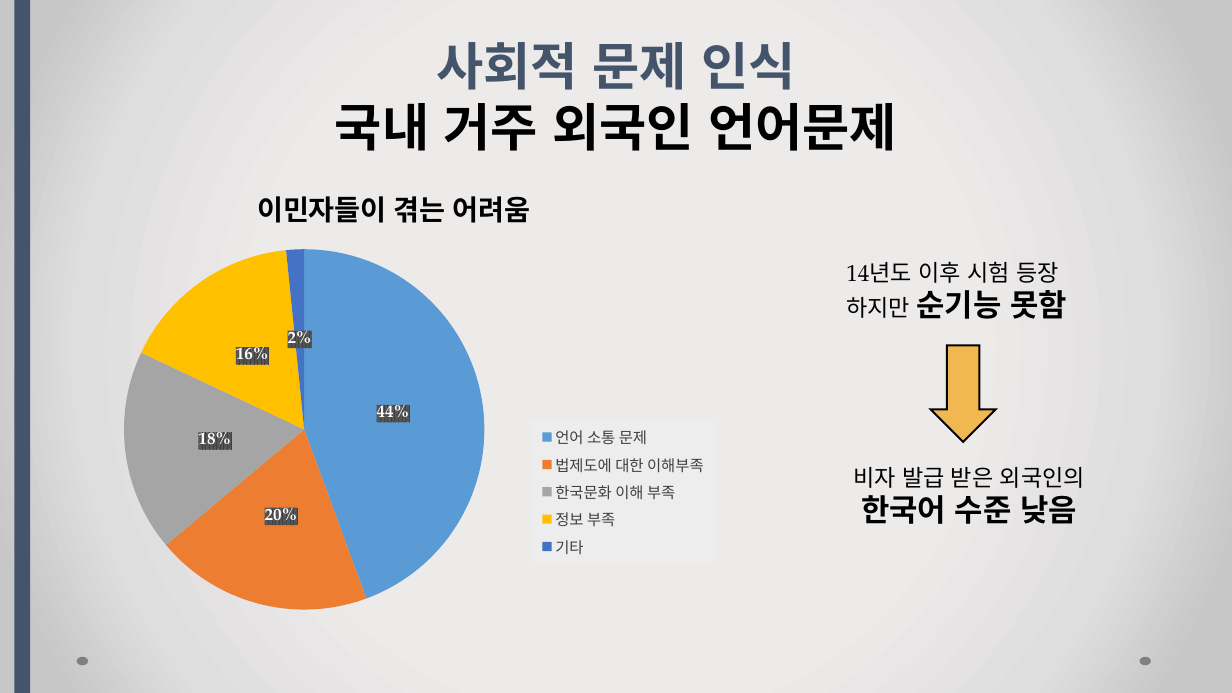
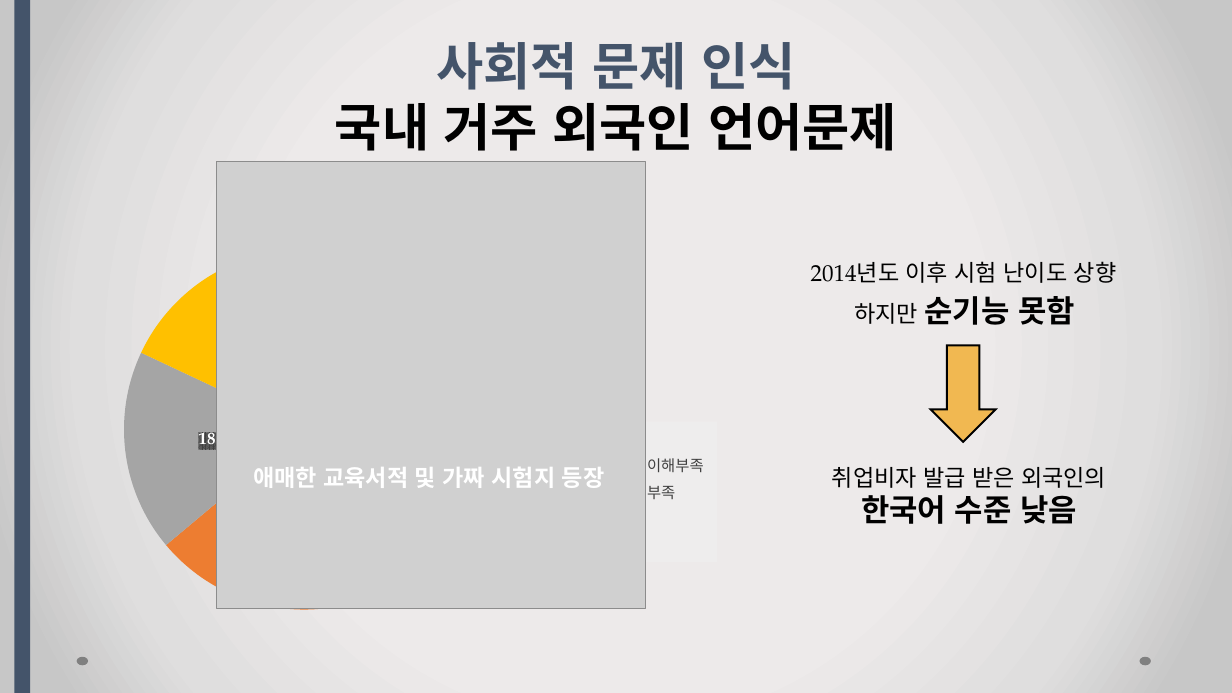
Before and after one commit to ParkBK/BAEUME, a slide deck: slide 5 of 박병근/지원사업/사회적기업/업무 회의 제목.pptx. Drawn at 1232x693 pixels with LibreOffice and Linux fonts; fonts in the diff are those of the drawing; grey boxes stand for pictures. Boxes give left, top, right and bottom in pixels: in the first picture for what was removed or moved away, otherwise in the second. Text is boxed around its words. In the diff, an @@ line names an element or a change of style, - is before the commit and + after.

```diff
--- a/박병근/지원사업/사회적기업/업무 회의 제목.pptx
+++ b/박병근/지원사업/사회적기업/업무 회의 제목.pptx
@@ picture added at (217,162,646,608) @@
@@ text at (811,261,1117,283): text changed @@
-14년도 이후 시험 등장
-하지만 순기능 못함
+2014년도 이후 시험 난이도 상향
@@ text added at (854,296,1075,325), 24 pt, text #000000, bold @@
+하지만 순기능 못함
@@ text added at (253,467,605,488), 18 pt, text #FFFFFF, bold @@
+애매한 교육서적 및 가짜 시험지 등장
@@ text at (832,467,1106,524): text changed @@
-비자 발급 받은 외국인의
-한국어 수준 낮음
+취업비자 발급 받은 외국인의
+한국어 수준 낮음
```
Also in this commit, not shown: 3 other slides changed, 2 slides added, 1 other file.
